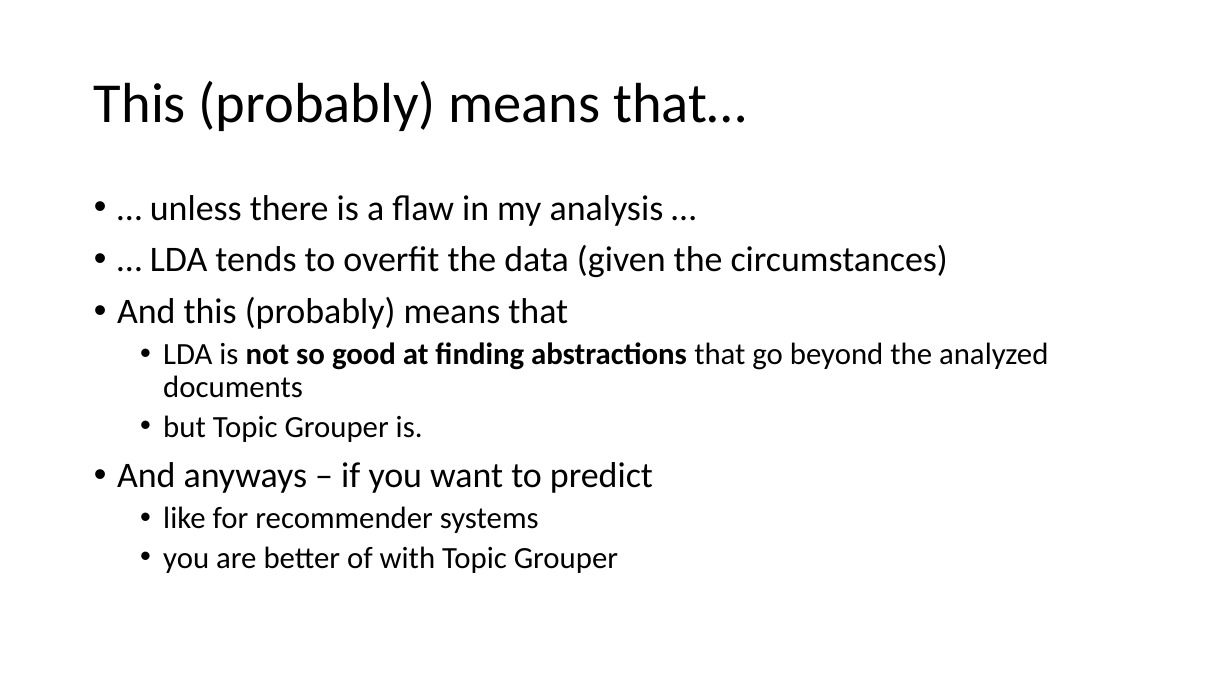
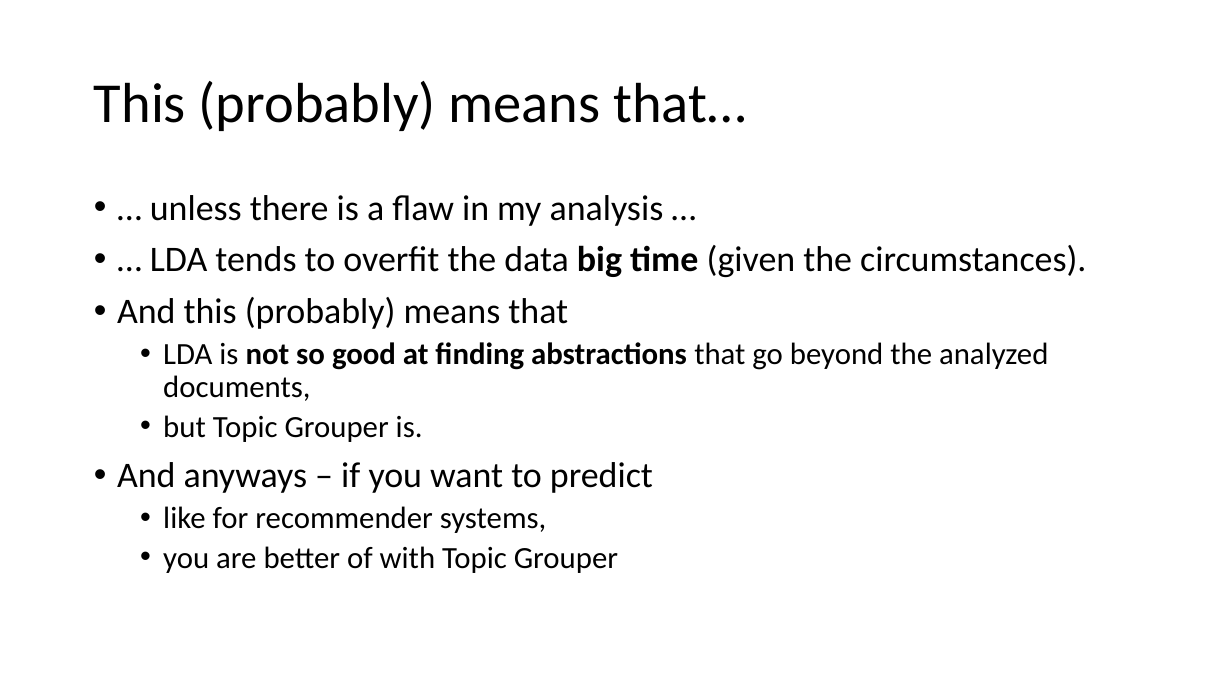
Before and after one commit to pfeiferd/TopicGrouperJ, a slide deck: slide 19 of doc/PTM.pptx. Drawn at 1232x693 pixels with LibreOffice and Linux fonts; fonts in the diff are those of the drawing. Boxes give left, top, right and bottom in pixels: in the first picture for what was removed or moved away, otherwise in the second. Text is boxed around its words. In the diff, an @@ line names an element or a change of style, - is before the commit and + after.

```diff
--- a/doc/PTM.pptx
+++ b/doc/PTM.pptx
@@ text at [150, 245, 1086, 277]: text changed @@
-• … LDA tends to overfit the data (given the circumstances)
+• … LDA tends to overfit the data big time (given the circumstances).
@@ text at [163, 342, 1048, 401]: text changed @@
-  • LDA is not so good at finding abstractions that go beyond the analyzed documents
+  • LDA is not so good at finding abstractions that go beyond the analyzed documents,
@@ text at [163, 506, 546, 533]: text changed @@
-  • like for recommender systems
+  • like for recommender systems,
```
Also in this commit, not shown: 3 other slides changed, 1 slide added.
